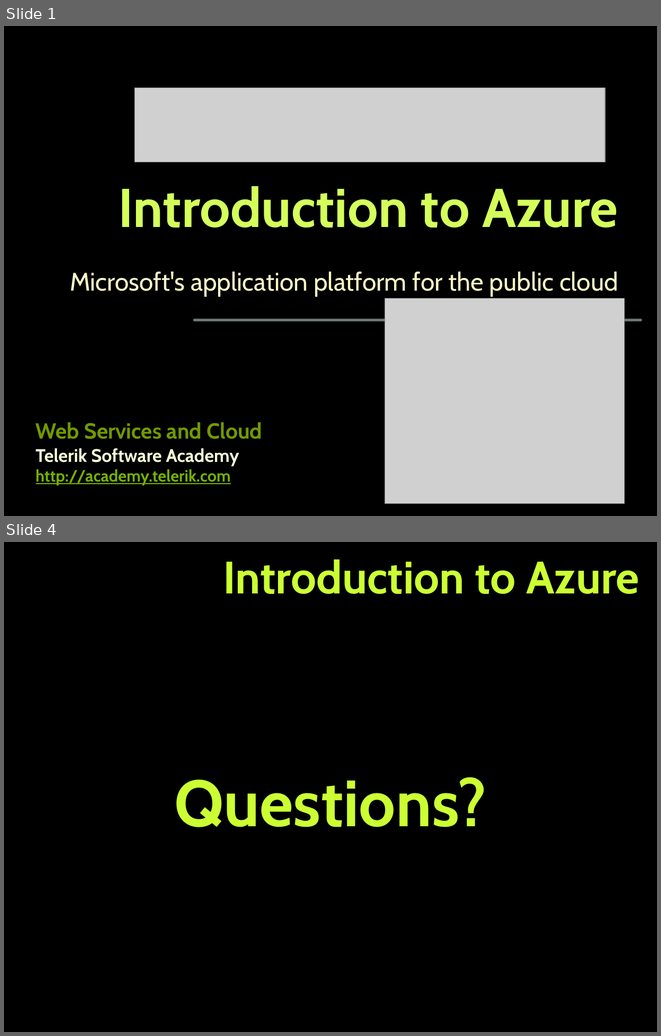
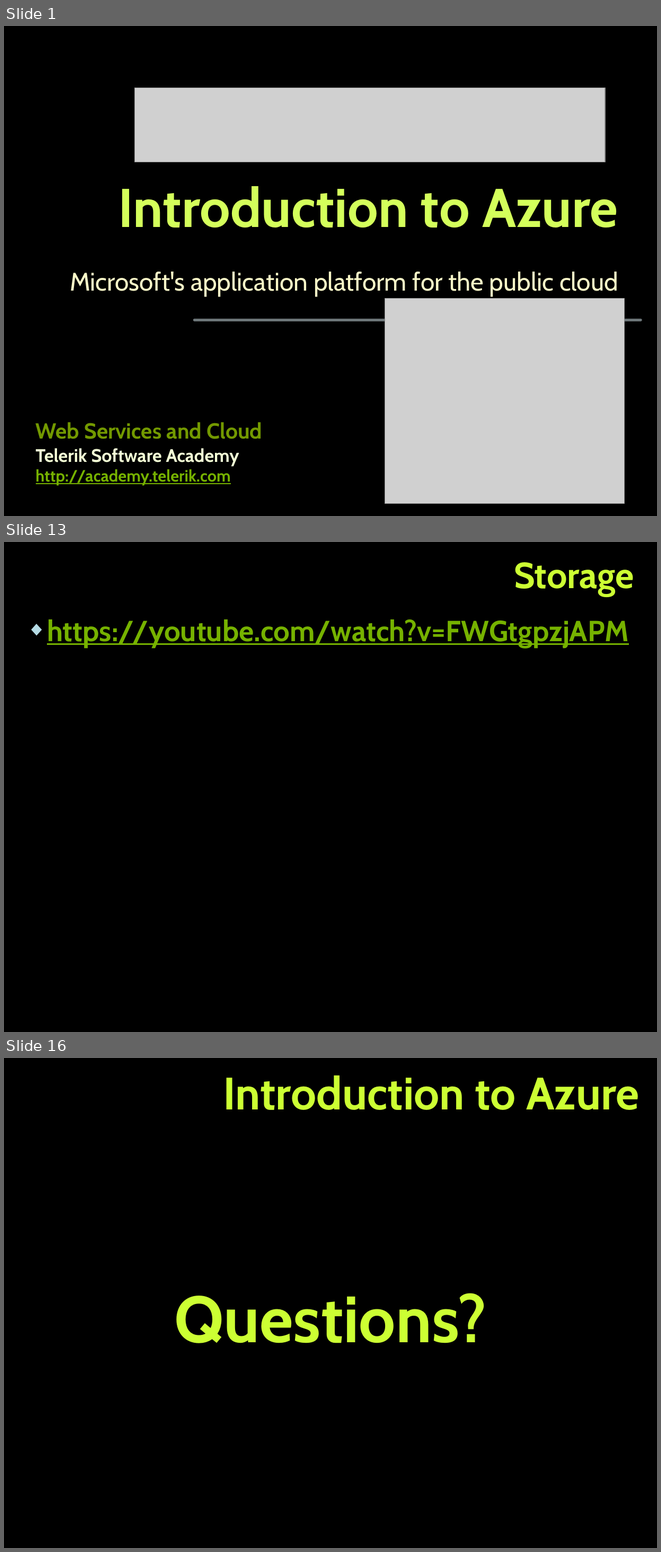
Before and after one commit to TelerikAcademy/Web-Services-and-Cloud, a slide deck: 09. Intro-to-Azure/Intro-to-Azure.pptx. Shown one above the other, each under a label of ours: slides 1 and 4 before the commit, slides 1, 13 and 16 after it; the slides between them are not shown. The pictures are 661x1036 and 661x1552 pixels, drawn with LibreOffice and Linux fonts; fonts in the diff are those of the drawing; grey boxes stand for pictures; background and template pictures are left out. Boxes give left, top, right and bottom in pixels: in the first picture for what was removed or moved away, otherwise in the second. Text is boxed around its words. In the diff, an @@ line names an element or a change of style, - is before the commit and + after.

```diff
--- a/09. Intro-to-Azure/Intro-to-Azure.pptx
+++ b/09. Intro-to-Azure/Intro-to-Azure.pptx
@@ slide 13 added at (4, 542, 657, 1032), background picture (left out) @@
@@ title added at (514, 562, 634, 596), 40 pt, text #CCFF33, bold @@
+Storage
@@ text added at (47, 619, 629, 647), 32 pt, text #76B200, bold, underline @@
+◆ https://youtube.com/watch?v=FWGtgpzjAPM
@@ what was slide 4 is now slide 16 @@
```
Also in this commit, not shown: 1 slide changed, 12 other slides added, 1 slide removed.
